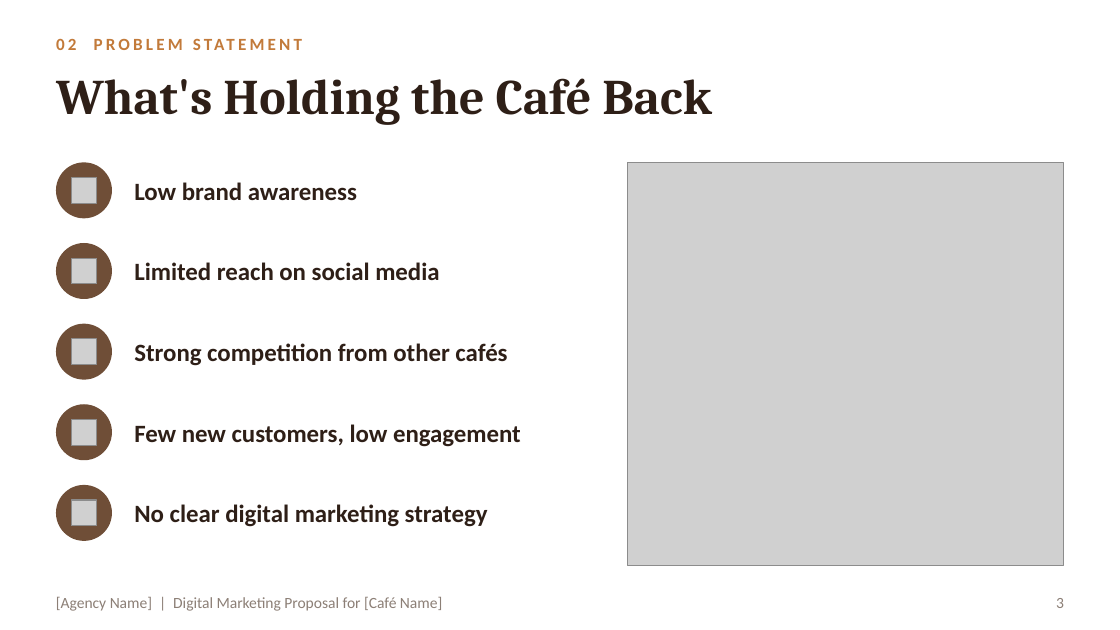
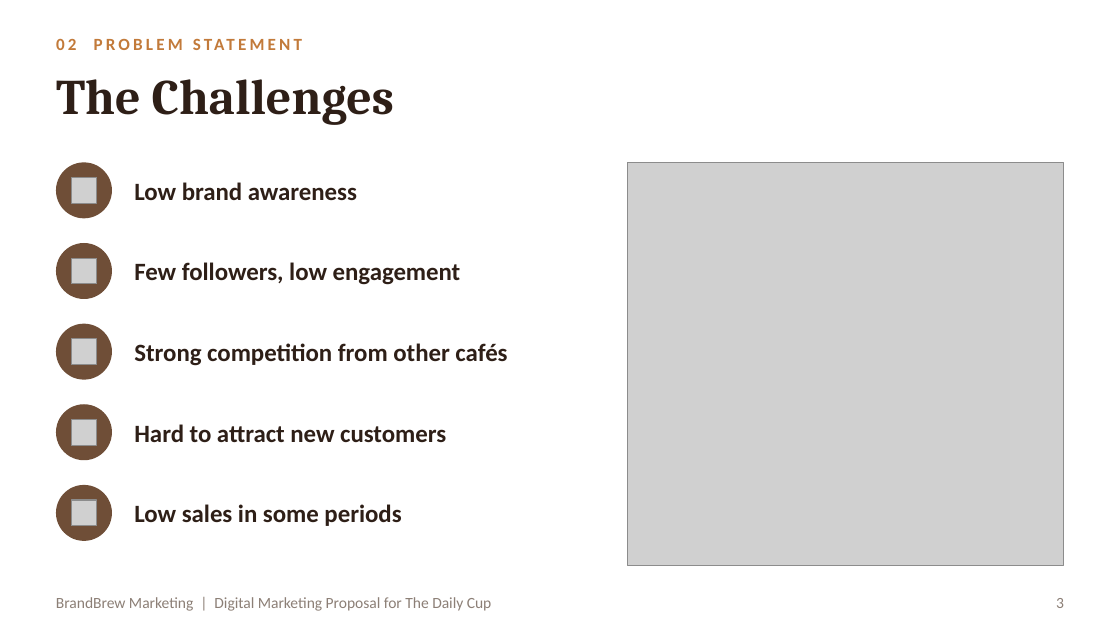
Before and after one commit to RahmaOshba/RahmaOshba, a slide deck: slide 3 of Cafe_Marketing_Proposal.pptx. Drawn at 1120x630 pixels with LibreOffice and Linux fonts; fonts in the diff are those of the drawing; grey boxes stand for pictures. Boxes give left, top, right and bottom in pixels: in the first picture for what was removed or moved away, otherwise in the second. Text is boxed around its words. In the diff, an @@ line names an element or a change of style, - is before the commit and + after.

```diff
--- a/Cafe_Marketing_Proposal.pptx
+++ b/Cafe_Marketing_Proposal.pptx
@@ title at [56,79,394,125]: text changed @@
-What's Holding the Café Back
+The Challenges
@@ text at [134,262,461,285]: text changed @@
-Limited reach on social media
+Few followers, low engagement
@@ text at [134,424,446,442]: text changed @@
-Few new customers, low engagement
+Hard to attract new customers
@@ text at [134,504,401,526]: text changed @@
-No clear digital marketing strategy
+Low sales in some periods
@@ text at [56,597,492,611]: text changed @@
-[Agency Name] | Digital Marketing Proposal for [Café Name]
+BrandBrew Marketing | Digital Marketing Proposal for The Daily Cup
```
Also in this commit, not shown: 8 other slides changed, 2 slides added, 2 slides removed.
